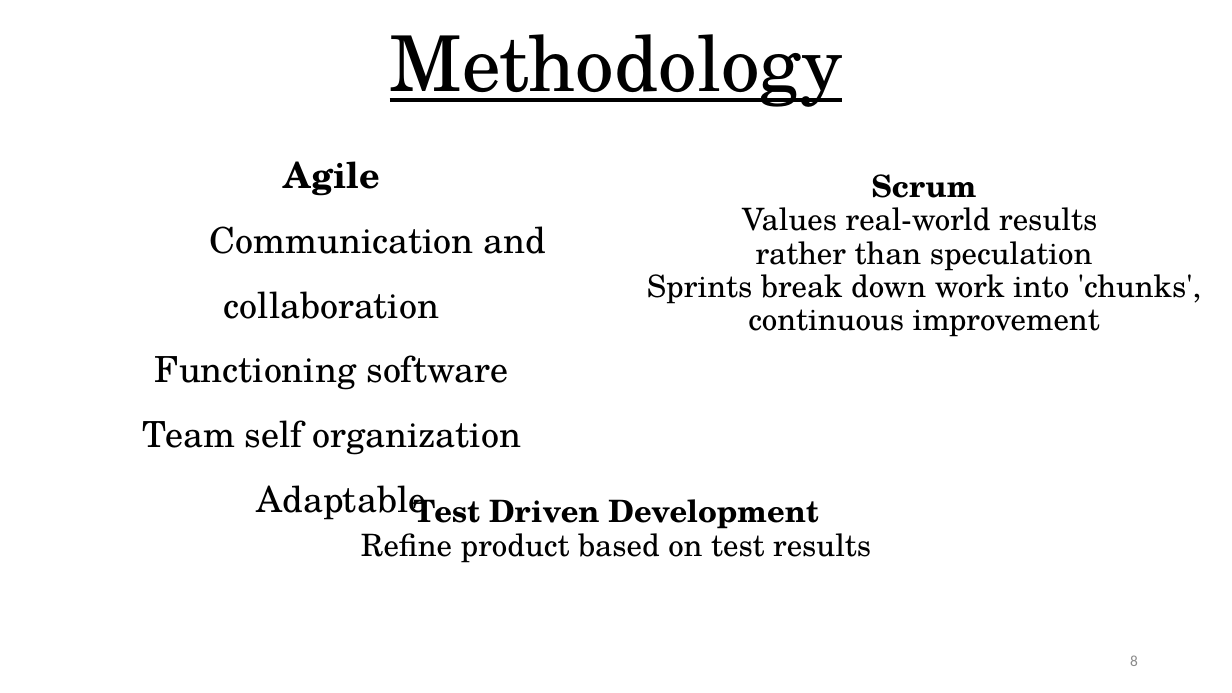
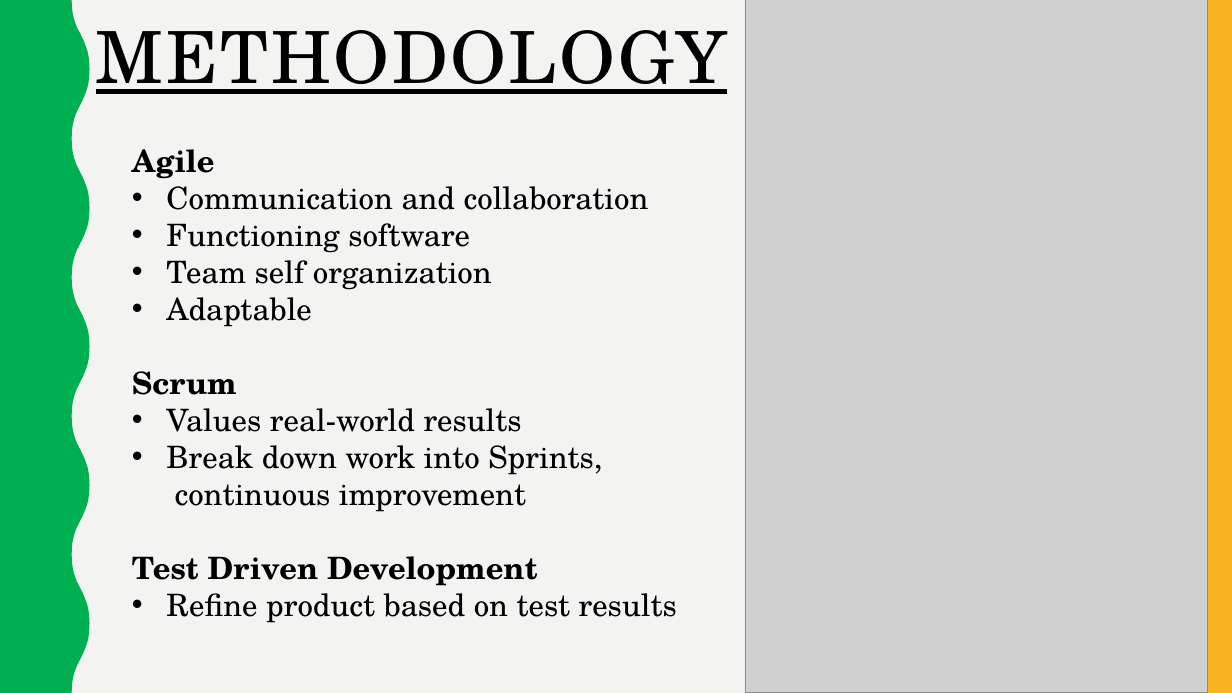
Before and after one commit to scoall/smart-plant, a slide deck: slide 9 of Smart Eco SystemBlankBGEdited.pptx (slide 8 before the commit). Drawn at 1232x693 pixels with LibreOffice and Linux fonts; fonts in the diff are those of the drawing; grey boxes stand for pictures. Boxes give left, top, right and bottom in pixels: in the first picture for what was removed or moved away, otherwise in the second. Text is boxed around its words. In the diff, an @@ line names an element or a change of style, - is before the commit and + after.

Commit message:
FINAL Presentation

```diff
--- a/Smart Eco SystemBlankBGEdited.pptx
+++ b/Smart Eco SystemBlankBGEdited.pptx
@@ background #FFFFFF to #F3F3F2 @@
@@ title "METHODOLOGY" at (96, 30, 727, 94): vertical alignment middle to top @@
@@ freeform shape added at (0, 0, 90, 693), fill #00B050 @@
@@ picture added at (745, 0, 1207, 693) @@
@@ rectangle added at (1203, 0, 1232, 693), fill #F8B323 @@
@@ title at (96, 30, 727, 94): text changed; size 60 to 56 pt @@
-Methodology
+METHODOLOGY
@@ text "Agile": place and size @@
-text "Agile" at (142, 161, 546, 455)
+text "Agile" at (132, 149, 677, 623)
@@ text at (132, 149, 649, 327): size 28 to 24 pt in "Agile", "Communication and collaboration", "Functioning software", "Team self organization" and 1 more places; alignment centre to left; line spacing 0.9 to 1; bullet none to •; line spacing 1.5 to 1 @@
@@ text removed at (647, 174, 1201, 337) @@
-Scrum
-Values real-world results
-rather than speculation
-Sprints break down work into 'chunks', continuous improvement
@@ text at (132, 371, 677, 623): paragraphs added @@
+Scrum
+• Values real-world results
+• Break down work into Sprints,
+continuous improvement
+Test Driven Development
+• Refine product based on test results
@@ text removed at (361, 494, 871, 563) @@
-Test Driven Development
-Refine product based on test results
@@ page number removed at (1130, 655, 1138, 666) @@
-8
```
Also in this commit, not shown: 16 other slides changed, 1 slide added.
